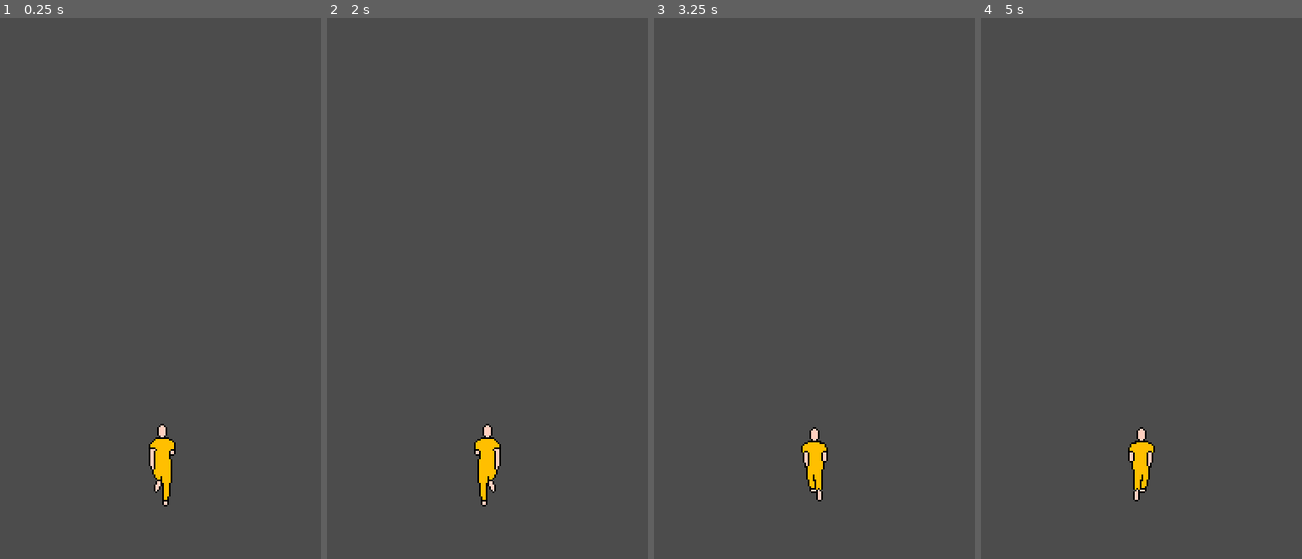
Above: before the commit, frames 1-4 (left to right).
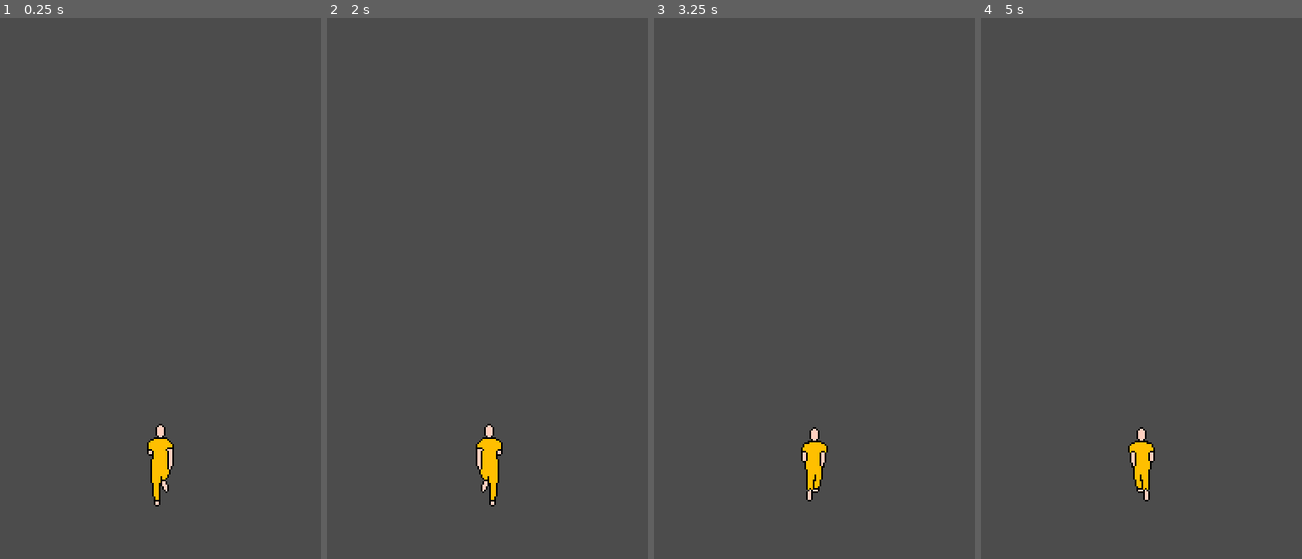
Above: after the commit, the same moments.

Repository: rodigu/corre-metro
Game: Godot game, scene res://src/Jogo.tscn
Same seed, same stepped clock (60 frames per second), same inputs: the game is played once before the commit and once after it.
Inputs (mouse positions are in pixels of both pictures, inside the frame that each line leads up to):
- Up to frame 1 (0.25 s): no input
- Up to frame 2 (2 s): tap Enter at 0.5 s; move the mouse to (558, 261) at 0.52 s; click (558, 261) at 0.67 s; tap Space at 1.25 s; move the mouse to (423, 315) at 1.27 s; click (423, 315) at 1.42 s
- Up to frame 3 (3.25 s): move the mouse to (846, 169) at 2.02 s; click (846, 169) at 2.17 s; tap Enter at 2.75 s; move the mouse to (798, 396) at 2.77 s; click (798, 396) at 2.92 s
- Up to frame 4 (5 s): tap Space at 3.5 s; move the mouse to (1237, 369) at 3.52 s; click (1237, 369) at 3.67 s; tap Enter at 4.25 s; move the mouse to (1045, 207) at 4.27 s; click (1045, 207) at 4.42 s

The runs differ from the first frame. In frame 1, 0.5% of the frame differs, in the area x 45-55%, y 75-91%; in frame 2, 0.5%; in frame 3, 0.3%; in frame 4, 0.3%.

Commit message:
pulo e estados do jogador

Diff:
--- a/components/pular.gd
+++ b/components/pular.gd
@@ -3,6 +3,8 @@
 
 
 onready var objeto = get_parent()
+
+signal caiu
 
 var gravidade = 0
 var forca_pulo = 0
@@ -19,6 +21,7 @@
 	if objeto.position.y >= piso_pulo:
 		pulando = false
 		objeto.position.y = piso_pulo
+		emit_signal("caiu")
 
 
 ## Inicia pulo
--- a/project.godot
+++ b/project.godot
@@ -19,6 +19,11 @@
 "language": "GDScript",
 "path": "res://components/gerador_objeto.gd"
 }, {
+"base": "Node2D",
+"class": "Obstaculo",
+"language": "GDScript",
+"path": "res://src/Obstaculo/Obstaculo.gd"
+}, {
 "base": "Node",
 "class": "Pular",
 "language": "GDScript",
@@ -32,6 +37,7 @@
 _global_script_class_icons={
 "Espremedor": "",
 "GeradorObjeto": "",
+"Obstaculo": "",
 "Pular": "",
 "ToqueDeslize": ""
 }
--- a/src/Jogador/Jogador.gd
+++ b/src/Jogador/Jogador.gd
@@ -16,16 +16,22 @@
 var estado = Estados.Correndo
 
 
-
 func _on_ToqueDeslize_deslizar(direcao):
 	if direcao == controle_toque.direcoes.baixo:
 		espremedor.espremer(self)
 		animacoes.animation = 'agir'
 		estado = Estados.Abaixado
 	elif direcao == controle_toque.direcoes.cima:
+		animacoes.animation = 'agir'
 		pular.pular(forca_pulo, self.position.y, gravidade)
 		estado = Estados.Pulando
 
 
 func _on_Espremedor_desespremido():
-		animacoes.animation = 'correr'
+	animacoes.animation = 'correr'
+	estado = Estados.Correndo
+
+
+func _on_Pular_caiu():
+	animacoes.animation = 'correr'
+	estado = Estados.Correndo
--- a/src/Jogador/Jogador.tscn
+++ b/src/Jogador/Jogador.tscn
@@ -68,7 +68,7 @@
 scale = Vector2( 2, 2 )
 frames = SubResource( 13 )
 animation = "correr"
-frame = 3
+frame = 1
 playing = true
 
 [node name="Espremedor" type="Node" parent="."]
@@ -81,3 +81,4 @@
 
 [connection signal="deslizar" from="ToqueDeslize" to="." method="_on_ToqueDeslize_deslizar"]
 [connection signal="desespremido" from="Espremedor" to="." method="_on_Espremedor_desespremido"]
+[connection signal="caiu" from="Pular" to="." method="_on_Pular_caiu"]
--- /dev/null
+++ b/src/Obstaculo/Obstaculo.gd
@@ -0,0 +1,11 @@
+class_name Obstaculo
+extends Node2D
+
+# Called when the node enters the scene tree for the first time.
+func _ready():
+	pass # Replace with function body.
+
+
+# Called every frame. 'delta' is the elapsed time since the previous frame.
+#func _process(delta):
+#	pass
--- a/src/Obstaculo/Obstaculo.tscn
+++ b/src/Obstaculo/Obstaculo.tscn
@@ -1,3 +1,13 @@
-[gd_scene format=2]
+[gd_scene load_steps=3 format=2]
+
+[ext_resource path="res://src/Obstaculo/Obstaculo.gd" type="Script" id=1]
+
+[sub_resource type="CircleShape2D" id=1]
 
 [node name="Obstaculo" type="Node2D"]
+script = ExtResource( 1 )
+
+[node name="Area2D" type="Area2D" parent="."]
+
+[node name="CollisionShape2D" type="CollisionShape2D" parent="Area2D"]
+shape = SubResource( 1 )
